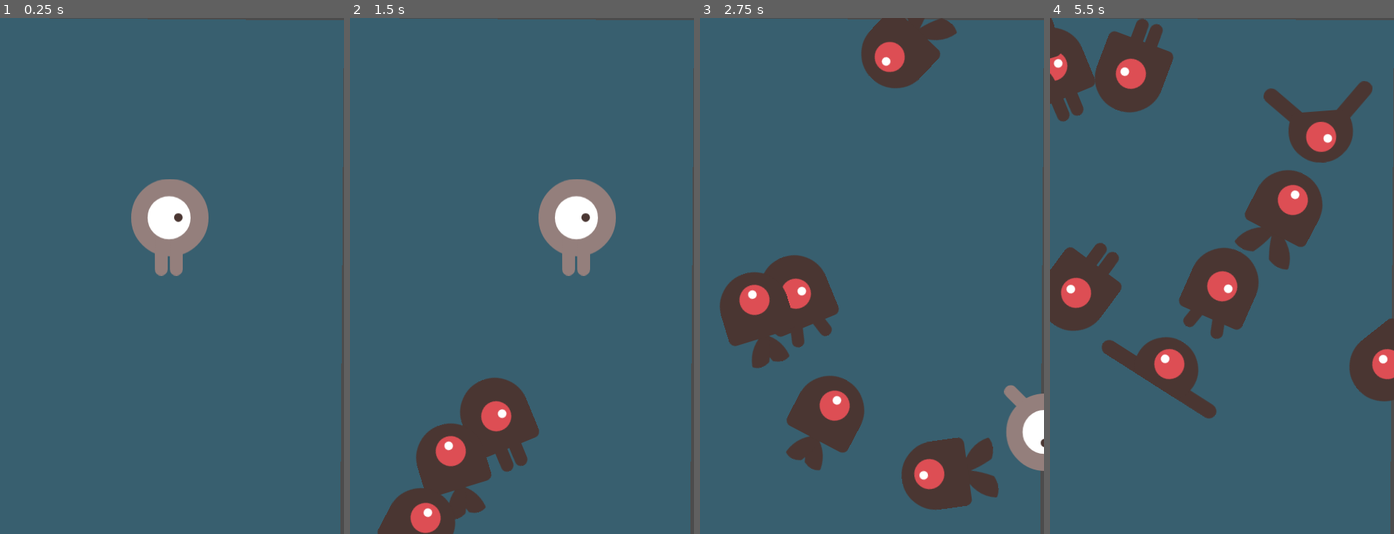
Above: before the commit, frames 1-4 (left to right).
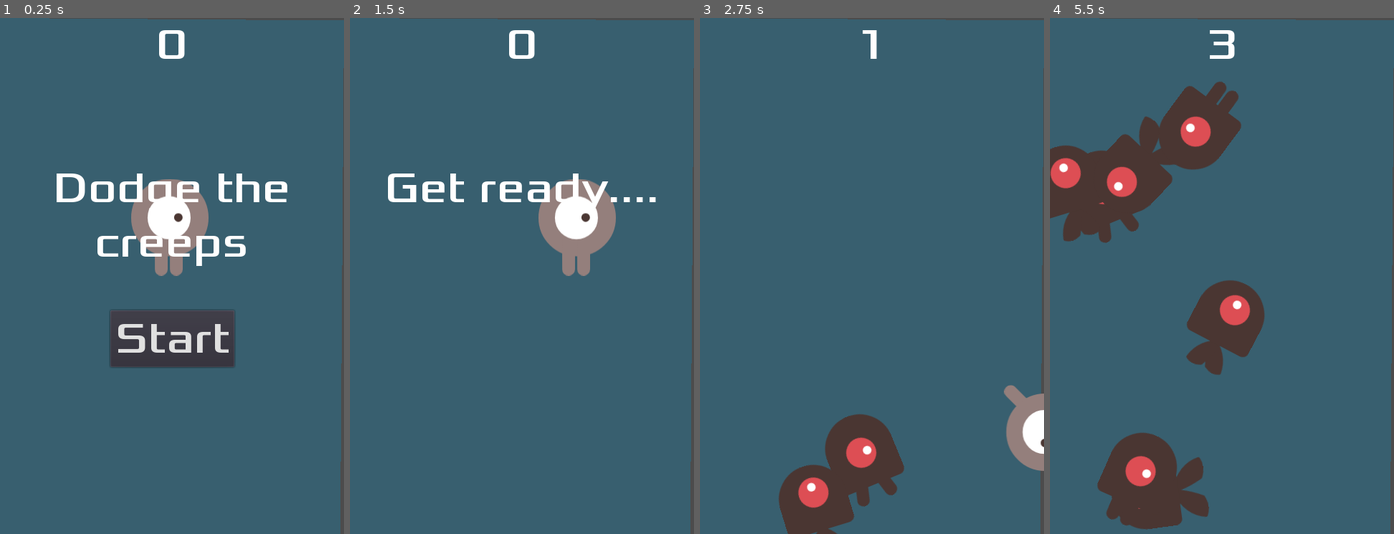
Above: after the commit, the same moments.

Repository: lovetocode/2d-dodge-the-creeps
Game: Godot game, scene res://Main.tscn
Same seed, same stepped clock (60 frames per second), same inputs: the game is played once before the commit and once after it.
Inputs (mouse positions are in pixels of both pictures, inside the frame that each line leads up to):
- Up to frame 1 (0.25 s): no input
- Up to frame 2 (1.5 s): click (522, 337) at 0.5 s, where only the run after the commit has a clickable "Start"; hold D (move_right) from 1.28 s (still down)
- Up to frame 3 (2.75 s): release D (move_right) at 2.03 s; hold S (move_down) from 2.03 s (still down)
- Up to frame 4 (5.5 s): release S (move_down) at 2.78 s; hold D (move_right) 2.78-3.53 s; hold W (move_up) 3.53-4.28 s; hold A (move_left) from 4.28 s (still down)

The runs differ from the first frame. In frame 1, 6.7% of the frame differs, in the area x 16-84%, y 2-68%; in frame 2, 8.5%; in frame 3, 17%; in frame 4, 32%, in the area x 0-100%, y 0-100%.

Commit message:
Worked on HUD

Diff:
--- a/Main.gd
+++ b/Main.gd
@@ -1,9 +1,25 @@
 extends Node
 
 export (PackedScene) var mob_scene
+var score = 0
 
 func _ready():
 	randomize()
+
+func new_game():
+	score = 0
+	$HUD.update_score(score)
+
+	$StartTimer.start()
+
+	$HUD.show_message("Get ready....")
+
+	yield($StartTimer, "timeout")
+	$ScoreTimer.start()
+	$MobTimer.start()
+
+func game_over():
+	$ScoreTimer.stop()
 
 func _on_MobTimer_timeout():
 	var mob_spawn_location = $MobPath/MobSpanLocation
@@ -19,3 +35,8 @@
 
 	var velocity = Vector2(rand_range(mob.min_speed, mob.max_speed), 0)
 	mob.linear_velocity = velocity.rotated(direction)
+
+
+func _on_ScoreTimer_timeout():
+	score += 1
+	$HUD.update_score(score)
--- a/Main.tscn
+++ b/Main.tscn
@@ -1,8 +1,9 @@
-[gd_scene load_steps=5 format=2]
+[gd_scene load_steps=6 format=2]
 
 [ext_resource path="res://Main.gd" type="Script" id=1]
 [ext_resource path="res://Mob.tscn" type="PackedScene" id=2]
 [ext_resource path="res://Player.tscn" type="PackedScene" id=3]
+[ext_resource path="res://HUD.tscn" type="PackedScene" id=4]
 
 [sub_resource type="Curve2D" id=1]
 _data = {
@@ -26,9 +27,17 @@
 
 [node name="MobTimer" type="Timer" parent="."]
 wait_time = 0.5
-autostart = true
 
 [node name="Player" parent="." instance=ExtResource( 3 )]
 position = Vector2( 237, 292 )
 
+[node name="HUD" parent="." instance=ExtResource( 4 )]
+
+[node name="ScoreTimer" type="Timer" parent="."]
+
+[node name="StartTimer" type="Timer" parent="."]
+one_shot = true
+
 [connection signal="timeout" from="MobTimer" to="." method="_on_MobTimer_timeout"]
+[connection signal="start_game" from="HUD" to="." method="new_game"]
+[connection signal="timeout" from="ScoreTimer" to="." method="_on_ScoreTimer_timeout"]
